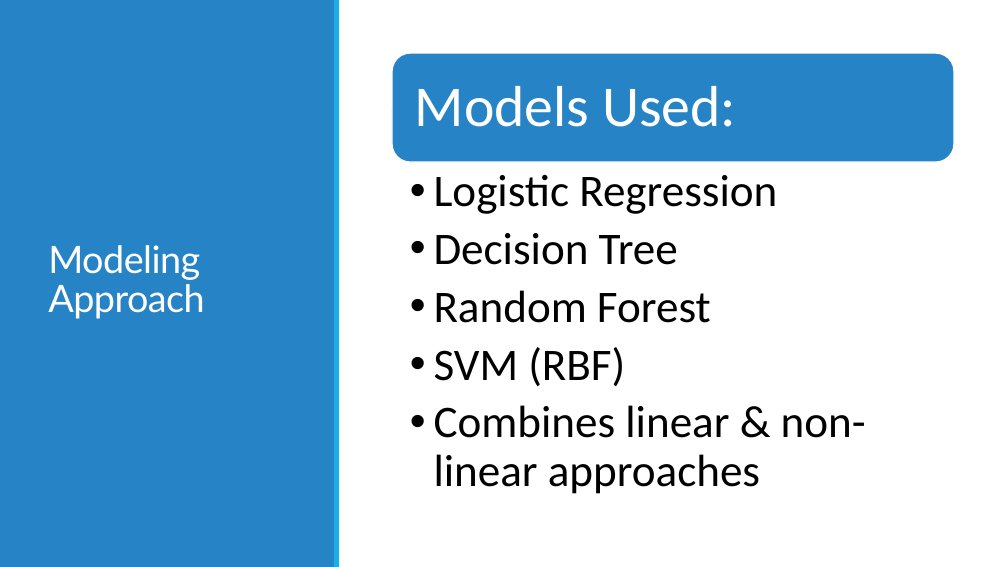
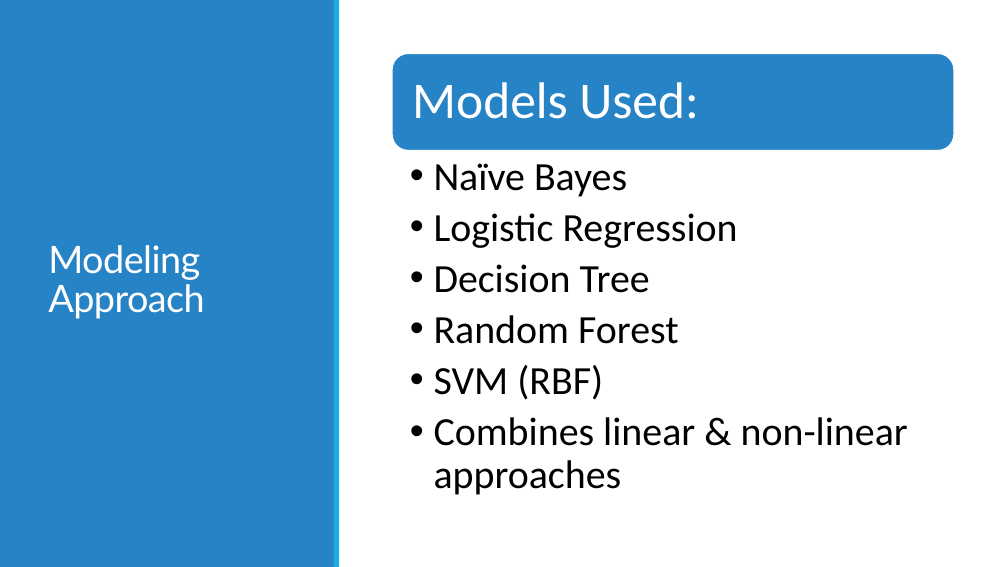
Before and after one commit to monikatyagiisc/customer-churn-prediction, a slide deck: slide 7 of reports/Customer_Churn_Prediction.pptx. Drawn at 1008x567 pixels with LibreOffice and Linux fonts; fonts in the diff are those of the drawing. Boxes give left, top, right and bottom in pixels: in the first picture for what was removed or moved away, otherwise in the second. Text is boxed around its words. In the diff, an @@ line names an element or a change of style, - is before the commit and + after.

```diff
--- a/reports/Customer_Churn_Prediction.pptx
+++ b/reports/Customer_Churn_Prediction.pptx
@@ rounded rectangle: place and size @@
-rounded rectangle at (392,53,954,162)
+rounded rectangle at (392,54,954,151)
@@ text "Models Used:" at (412,82,698,119): size 55 to 49 pt; less space between paragraphs @@
@@ text "Naïve Bayes": place and size @@
-text "Naïve Bayes" at (434,175,866,494)
+text "Naïve Bayes" at (434,163,908,495)
@@ text at (434,163,627,197): paragraph added @@
+  • Naïve Bayes
@@ text at (434,213,908,495): size 43 to 38 pt in "Logistic Regression", "Decision Tree", "Random Forest", "SVM (RBF)" and 1 more places @@
```
Also in this commit, not shown: 7 other slides changed, 2 slides added, 5 slides removed.
